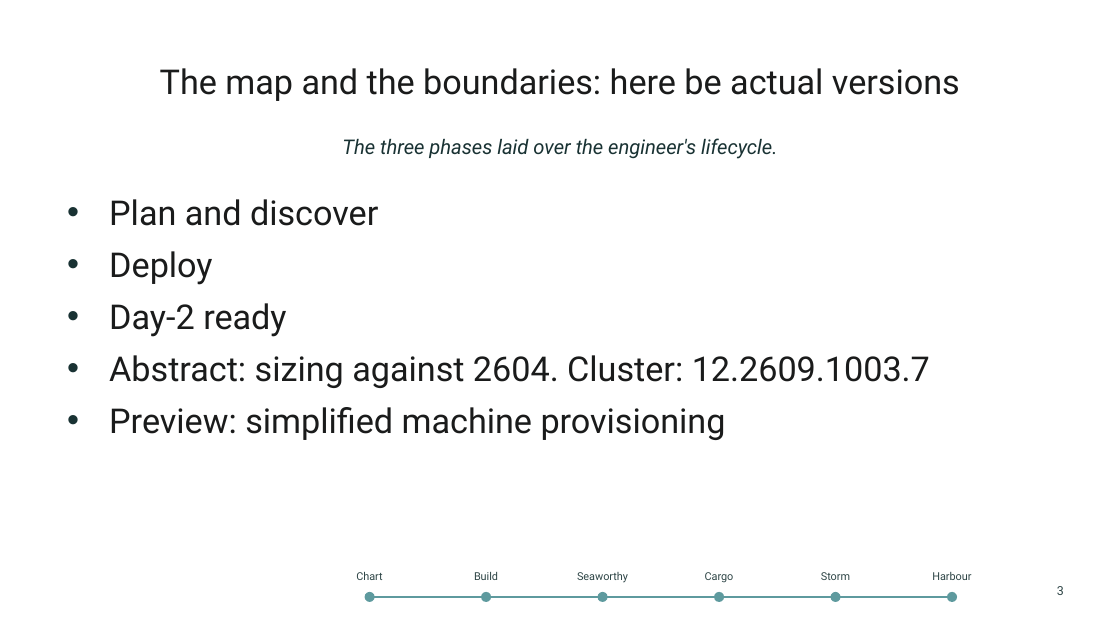
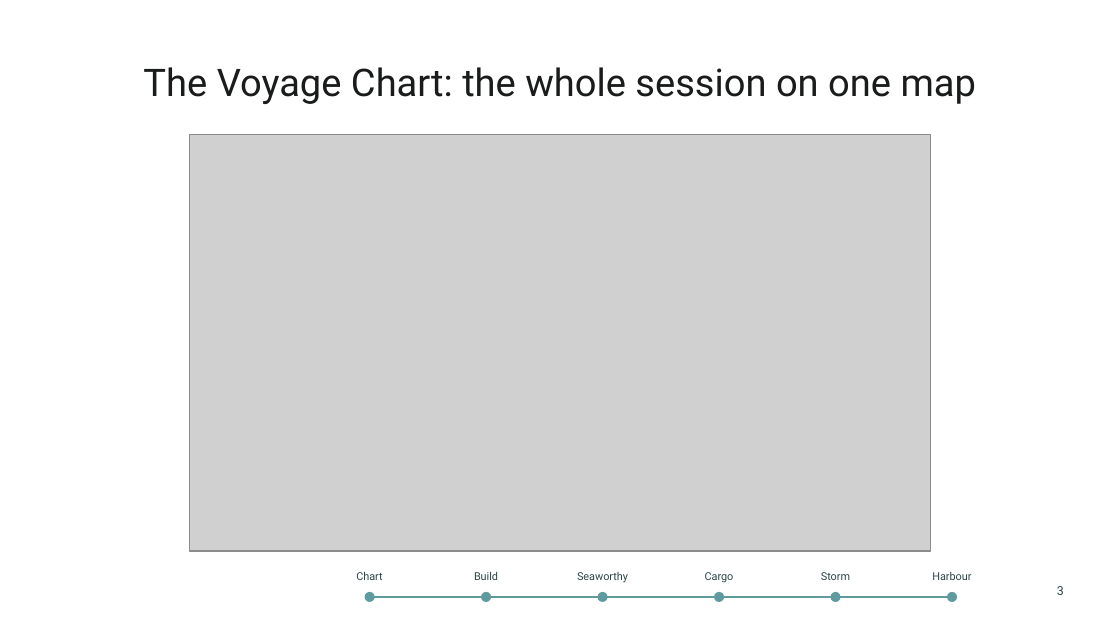
Before and after one commit to thisismydemo/nic2026_azl, a slide deck: slide 3 of presentation/Azure_Local_Discovery_to_Day2_NIC2026.pptx. Drawn at 1120x630 pixels with LibreOffice and Linux fonts; fonts in the diff are those of the drawing; grey boxes stand for pictures; background and template pictures are left out. Boxes give left, top, right and bottom in pixels: in the first picture for what was removed or moved away, otherwise in the second. Text is boxed around its words. In the diff, an @@ line names an element or a change of style, - is before the commit and + after.

```diff
--- a/presentation/Azure_Local_Discovery_to_Day2_NIC2026.pptx
+++ b/presentation/Azure_Local_Discovery_to_Day2_NIC2026.pptx
@@ title at (x1=143, y1=67, x2=976, y2=104): text changed; size 22 to 24.5 pt @@
-The map and the boundaries: here be actual versions
+The Voyage Chart: the whole session on one map
@@ picture added at (x1=189, y1=134, x2=930, y2=551) @@
@@ text removed at (x1=342, y1=138, x2=777, y2=159) @@
-The three phases laid over the engineer's lifecycle.
@@ text removed at (x1=109, y1=199, x2=930, y2=440) @@
-• Plan and discover
-• Deploy
-• Day-2 ready
-• Abstract: sizing against 2604. Cluster: 12.2609.1003.7
-• Preview: simplified machine provisioning
```
Also in this commit, not shown: 20 other slides changed, 1 slide added, 1 slide removed, 1 other file.
